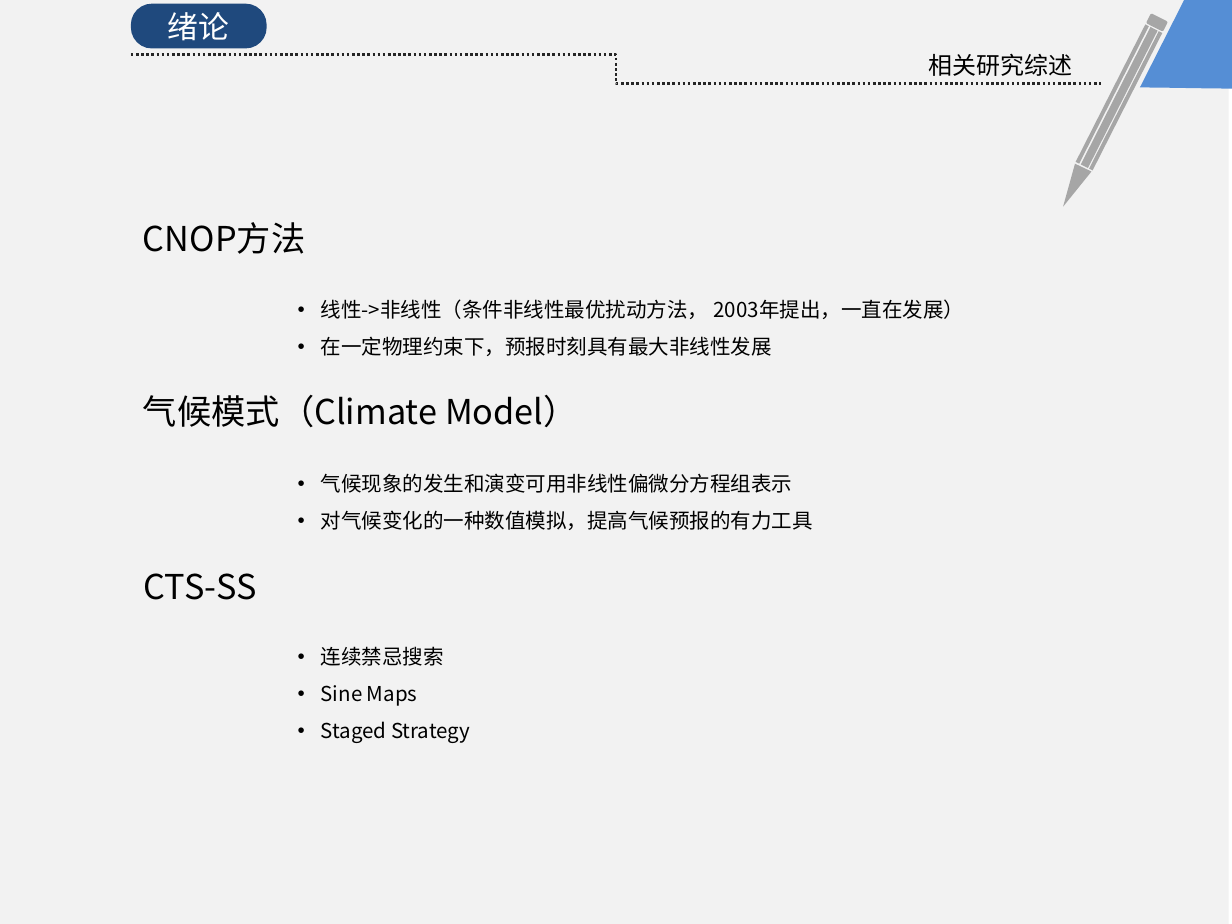
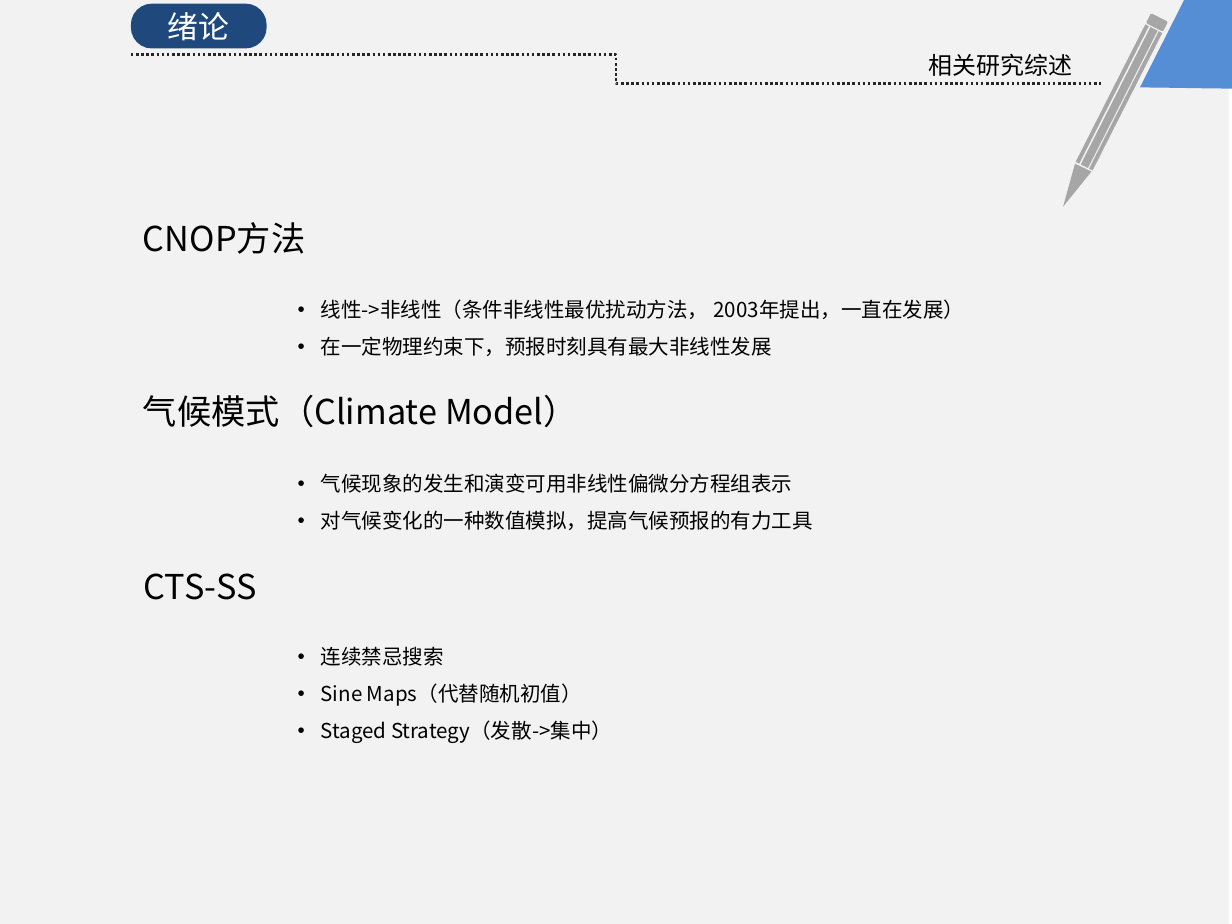
Before and after one commit to KrisCheng/GraduationDesign, a slide deck: slide 5 of FinalPaper/毕业答辩.pptx. Drawn at 1232x924 pixels with LibreOffice and Linux fonts; fonts in the diff are those of the drawing. Boxes give left, top, right and bottom in pixels: in the first picture for what was removed or moved away, otherwise in the second. Text is boxed around its words. In the diff, an @@ line names an element or a change of style, - is before the commit and + after.

```diff
--- a/FinalPaper/毕业答辩.pptx
+++ b/FinalPaper/毕业答辩.pptx
@@ text at (321,683,612,743): text changed @@
-• Sine Maps
-• Staged Strategy
+• Sine Maps（代替随机初值）
+• Staged Strategy（发散->集中）
```
Also in this commit, not shown: 2 other files.
